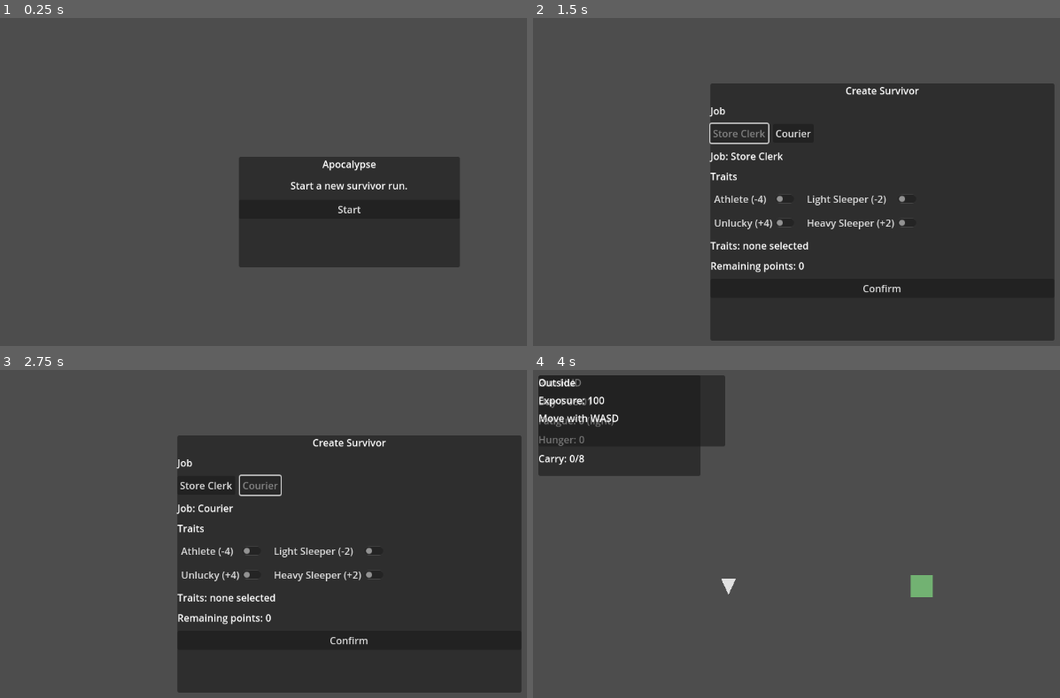
Above: before the commit, frames 1-4 (two rows, left to right).
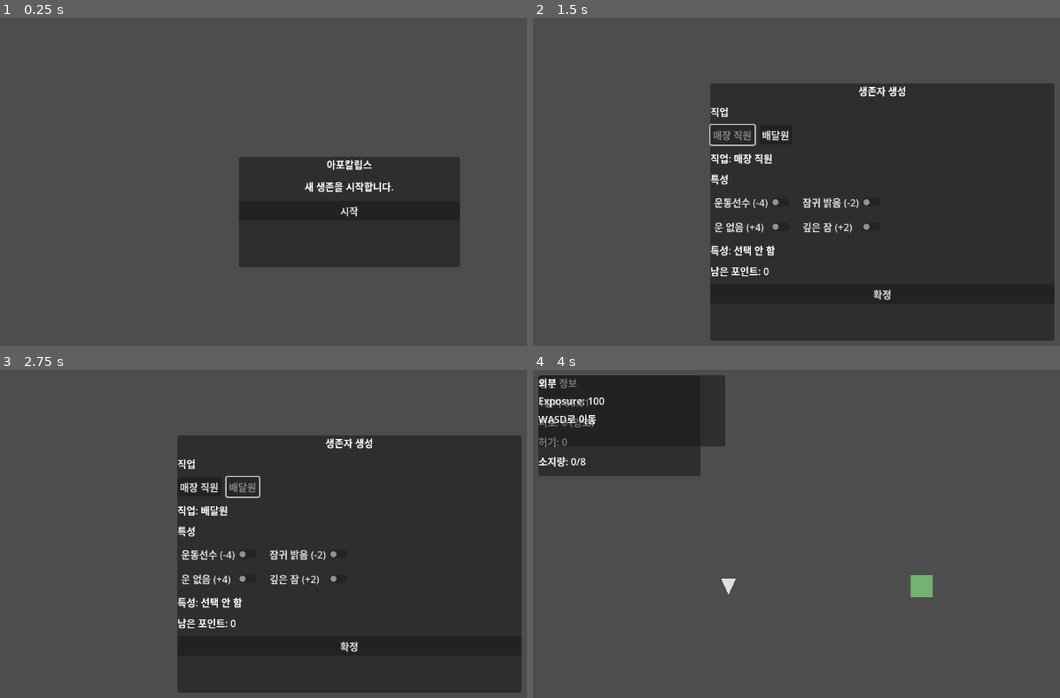
Above: after the commit, the same moments.

Repository: Pupre/apocalypse
Game: Godot game, scene res://scenes/bootstrap/main.tscn
The game is run twice, just before and just after one commit, with the same random seed, the same clock (stepped at 60 frames per second) and the same inputs.
Inputs:
- Up to frame 1 (0.25 s): no input
- Up to frame 2 (1.5 s): click "Start" (after the commit: "시작") at 0.5 s; click "Store Clerk" (after the commit: "매장 직원") at 1.25 s
- Up to frame 3 (2.75 s): click "Courier" (after the commit: "배달원") at 2 s
- Up to frame 4 (4 s): click "Confirm" (after the commit: "확정") at 2.75 s; tap Enter at 3.5 s; hold D (move_right) from 3.53 s (still down); tap E (enter_building) at 3.6 s

The runs differ from the first frame. In frame 1, 0.7% of the frame differs, in the area x 55-78%, y 43-61%; in frame 2, 3.3%, in the area x 33-74%, y 20-86%; in frame 3, 3.2%; in frame 4, 1.0%.

Commit message:
feat: localize prototype text to Korean

Diff:
--- a/game/data/buildings.json
+++ b/game/data/buildings.json
@@ -1,7 +1,7 @@
 [
   {
     "id": "mart_01",
-    "name": "Neighborhood Mart",
+    "name": "동네 마트",
     "category": "retail",
     "base_candidate": true,
     "outdoor_position": {
--- a/game/data/events/indoor/mart_01.json
+++ b/game/data/events/indoor/mart_01.json
@@ -1,23 +1,23 @@
 {
   "id": "mart_01",
-  "name": "Neighborhood Mart",
-  "summary": "Shelves are half-empty, but the counter and back room still hide useful supplies.",
+  "name": "동네 마트",
+  "summary": "진열대는 반쯤 비어 있지만, 계산대와 뒷방에는 아직 쓸 만한 물건이 남아 있다.",
   "clues": [
     {
       "id": "front_aisles",
-      "text": "The front aisles are stripped bare, but the counter is still intact.",
+      "text": "앞쪽 진열대는 거의 털렸지만 계산대는 아직 손대지 않은 흔적이 보인다.",
       "visible": true
     },
     {
       "id": "stock_room",
-      "text": "A gap behind the counter leads toward a half-closed stock room door.",
+      "text": "계산대 뒤로 돌아가면 반쯤 닫힌 창고 문이 보인다.",
       "visible": false
     }
   ],
   "actions": [
     {
       "id": "search_counter",
-      "label": "Search the counter",
+      "label": "계산대를 수색한다",
       "consume_on_use": true,
       "minute_cost": 30,
       "reveal_clue_ids": [
@@ -26,14 +26,14 @@
       "loot": [
         {
           "id": "canned_beans",
-          "name": "Canned Beans",
+          "name": "통조림 콩",
           "bulk": 1
         }
       ]
     },
     {
       "id": "rest",
-      "label": "Rest for an hour",
+      "label": "한 시간 쉰다",
       "sleep_minutes": 60,
       "reveal_clue_ids": [],
       "loot": []
--- a/game/data/jobs.json
+++ b/game/data/jobs.json
@@ -1,8 +1,8 @@
 [
   {
     "id": "clerk",
-    "name": "Store Clerk",
-    "description": "Knows where practical supplies tend to be stored.",
+    "name": "매장 직원",
+    "description": "생활용품이 어디에 보관되는지 잘 알고 있다.",
     "modifiers": {
       "indoor_find_bias": 0.15,
       "carry_limit": 1
@@ -10,8 +10,8 @@
   },
   {
     "id": "courier",
-    "name": "Courier",
-    "description": "Moves fast and handles route pressure well.",
+    "name": "배달원",
+    "description": "빠르게 움직이며 이동 동선을 잘 읽는다.",
     "modifiers": {
       "move_speed": 30.0,
       "fatigue_gain": -0.1
--- a/game/data/traits.json
+++ b/game/data/traits.json
@@ -1,7 +1,7 @@
 [
   {
     "id": "athlete",
-    "name": "Athlete",
+    "name": "운동선수",
     "cost": -4,
     "modifiers": {
       "move_speed": 40.0,
@@ -10,7 +10,7 @@
   },
   {
     "id": "light_sleeper",
-    "name": "Light Sleeper",
+    "name": "잠귀 밝음",
     "cost": -2,
     "modifiers": {
       "sleep_hours_adjustment": -1
@@ -18,7 +18,7 @@
   },
   {
     "id": "unlucky",
-    "name": "Unlucky",
+    "name": "운 없음",
     "cost": 4,
     "modifiers": {
       "indoor_find_bias": -0.2
@@ -26,7 +26,7 @@
   },
   {
     "id": "heavy_sleeper",
-    "name": "Heavy Sleeper",
+    "name": "깊은 잠",
     "cost": 2,
     "modifiers": {
       "sleep_hours_adjustment": 1
--- a/game/project.godot
+++ b/game/project.godot
@@ -5,7 +5,7 @@
 
 [application]
 
-config/name="Apocalypse"
+config/name="아포칼립스"
 run/main_scene="res://scenes/bootstrap/main.tscn"
 config/icon="res://icon.svg"
 
--- a/game/scenes/indoor/indoor_mode.tscn
+++ b/game/scenes/indoor/indoor_mode.tscn
@@ -25,27 +25,27 @@
 theme_override_constants/separation = 10
 
 [node name="TitleLabel" type="Label" parent="Panel/VBox"]
-text = "Indoor"
+text = "실내"
 
 [node name="SummaryLabel" type="Label" parent="Panel/VBox"]
-text = "Search the room for clues."
+text = "방 안을 살펴 단서를 찾아본다."
 autowrap_mode = 3
 
 [node name="SleepPreviewLabel" type="Label" parent="Panel/VBox"]
-text = "Sleep preview: unavailable"
+text = "수면 예상: 확인 불가"
 
 [node name="ResultLabel" type="Label" parent="Panel/VBox"]
 text = ""
 autowrap_mode = 3
 
 [node name="ClueHeadingLabel" type="Label" parent="Panel/VBox"]
-text = "Clues"
+text = "단서"
 
 [node name="ClueList" type="VBoxContainer" parent="Panel/VBox"]
 theme_override_constants/separation = 6
 
 [node name="ActionHeadingLabel" type="Label" parent="Panel/VBox"]
-text = "Actions"
+text = "행동"
 
 [node name="ActionButtons" type="VBoxContainer" parent="Panel/VBox"]
 theme_override_constants/separation = 8
--- a/game/scenes/menus/survivor_creator.tscn
+++ b/game/scenes/menus/survivor_creator.tscn
@@ -20,26 +20,26 @@
 theme_override_constants/separation = 10
 
 [node name="TitleLabel" type="Label" parent="Center/Panel/VBox"]
-text = "Create Survivor"
+text = "생존자 생성"
 horizontal_alignment = 1
 
 [node name="JobHeadingLabel" type="Label" parent="Center/Panel/VBox"]
-text = "Job"
+text = "직업"
 
 [node name="JobButtons" type="HBoxContainer" parent="Center/Panel/VBox"]
 theme_override_constants/separation = 8
 
 [node name="ClerkButton" type="Button" parent="Center/Panel/VBox/JobButtons"]
-text = "Store Clerk"
+text = "매장 직원"
 
 [node name="CourierButton" type="Button" parent="Center/Panel/VBox/JobButtons"]
-text = "Courier"
+text = "배달원"
 
 [node name="JobStatusLabel" type="Label" parent="Center/Panel/VBox"]
-text = "Job: none selected"
+text = "직업: 선택 안 함"
 
 [node name="TraitHeadingLabel" type="Label" parent="Center/Panel/VBox"]
-text = "Traits"
+text = "특성"
 
 [node name="TraitButtons" type="GridContainer" parent="Center/Panel/VBox"]
 columns = 2
@@ -47,22 +47,22 @@
 theme_override_constants/v_separation = 8
 
 [node name="AthleteButton" type="CheckButton" parent="Center/Panel/VBox/TraitButtons"]
-text = "Athlete (-4)"
+text = "운동선수 (-4)"
 
 [node name="LightSleeperButton" type="CheckButton" parent="Center/Panel/VBox/TraitButtons"]
-text = "Light Sleeper (-2)"
+text = "잠귀 밝음 (-2)"
 
 [node name="UnluckyButton" type="CheckButton" parent="Center/Panel/VBox/TraitButtons"]
-text = "Unlucky (+4)"
+text = "운 없음 (+4)"
 
 [node name="HeavySleeperButton" type="CheckButton" parent="Center/Panel/VBox/TraitButtons"]
-text = "Heavy Sleeper (+2)"
+text = "깊은 잠 (+2)"
 
 [node name="TraitStatusLabel" type="Label" parent="Center/Panel/VBox"]
-text = "Traits: none selected"
+text = "특성: 선택 안 함"
 
 [node name="PointsLabel" type="Label" parent="Center/Panel/VBox"]
-text = "Remaining points: 0"
+text = "남은 포인트: 0"
 
 [node name="ConfirmButton" type="Button" parent="Center/Panel/VBox"]
-text = "Confirm"
+text = "확정"
--- a/game/scenes/menus/title_menu.tscn
+++ b/game/scenes/menus/title_menu.tscn
@@ -20,12 +20,12 @@
 theme_override_constants/separation = 12
 
 [node name="TitleLabel" type="Label" parent="Center/Panel/VBox"]
-text = "Apocalypse"
+text = "아포칼립스"
 horizontal_alignment = 1
 
 [node name="SubtitleLabel" type="Label" parent="Center/Panel/VBox"]
-text = "Start a new survivor run."
+text = "새 생존을 시작합니다."
 horizontal_alignment = 1
 
 [node name="StartButton" type="Button" parent="Center/Panel/VBox"]
-text = "Start"
+text = "시작"
--- a/game/scenes/outdoor/outdoor_mode.tscn
+++ b/game/scenes/outdoor/outdoor_mode.tscn
@@ -27,11 +27,11 @@
 theme_override_constants/separation = 6
 
 [node name="TitleLabel" type="Label" parent="CanvasLayer/StatusPanel/VBox"]
-text = "Outside"
+text = "외부"
 
 [node name="ExposureLabel" type="Label" parent="CanvasLayer/StatusPanel/VBox"]
-text = "Exposure: 100"
+text = "노출: 100"
 
 [node name="HintLabel" type="Label" parent="CanvasLayer/StatusPanel/VBox"]
-text = "Move with WASD"
+text = "WASD로 이동"
 autowrap_mode = 3
--- a/game/scenes/run/hud.tscn
+++ b/game/scenes/run/hud.tscn
@@ -18,16 +18,16 @@
 theme_override_constants/separation = 8
 
 [node name="TitleLabel" type="Label" parent="Panel/VBox"]
-text = "Run HUD"
+text = "생존 정보"
 
 [node name="ClockLabel" type="Label" parent="Panel/VBox"]
-text = "Clock: --"
+text = "시각: --"
 
 [node name="FatigueLabel" type="Label" parent="Panel/VBox"]
-text = "Fatigue: --"
+text = "피로: --"
 
 [node name="HungerLabel" type="Label" parent="Panel/VBox"]
-text = "Hunger: --"
+text = "허기: --"
 
 [node name="CarryLabel" type="Label" parent="Panel/VBox"]
-text = "Carry: --"
+text = "소지량: --"
--- a/game/scripts/indoor/indoor_action_resolver.gd
+++ b/game/scripts/indoor/indoor_action_resolver.gd
@@ -85,7 +85,7 @@
 
 			var loot := loot_variant as Dictionary
 			if not run_state.inventory.add_item(loot):
-				loot_messages.append("Left %s behind because inventory is full." % _loot_label(loot))
+				loot_messages.append("가방이 가득 차서 %s 챙기지 못했다." % _loot_label(loot))
 
 		if not loot_messages.is_empty():
 			var feedback_message := ""
@@ -95,9 +95,9 @@
 				feedback_message += message
 			event_state["last_feedback_message"] = feedback_message
 		elif minute_cost > 0:
-			event_state["last_feedback_message"] = "Spent %d minutes searching." % minute_cost
+			event_state["last_feedback_message"] = "%d분 동안 수색했다." % minute_cost
 		elif int(action.get("sleep_minutes", 0)) > 0:
-			event_state["last_feedback_message"] = "Rested for %d minutes." % int(action.get("sleep_minutes", 0))
+			event_state["last_feedback_message"] = "%d분 동안 휴식했다." % int(action.get("sleep_minutes", 0))
 
 	if _action_consumes_on_use(action):
 		var spent_action_ids := _string_id_array(event_state.get("spent_action_ids", []))
--- a/game/scripts/indoor/indoor_mode.gd
+++ b/game/scripts/indoor/indoor_mode.gd
@@ -46,7 +46,7 @@
 
 	if _summary_label != null and _director.has_method("get_event_summary"):
 		var summary: String = String(_director.get_event_summary())
-		_summary_label.text = summary if not summary.is_empty() else "Search the room for clues."
+		_summary_label.text = summary if not summary.is_empty() else "방 안을 살펴 단서를 찾아본다."
 
 	if _sleep_preview_label != null and _director.has_method("get_sleep_preview"):
 		_sleep_preview_label.text = _sleep_preview_text(_director.get_sleep_preview())
@@ -99,9 +99,9 @@
 
 func _sleep_preview_text(preview: Dictionary) -> String:
 	if preview.is_empty():
-		return "Sleep preview: unavailable"
+		return "수면 예상: 확인 불가"
 
-	return "Sleep preview: %d min (%s)" % [int(preview.get("sleep_minutes", 0)), String(preview.get("band", "unknown"))]
+	return "수면 예상: %d분 (%s)" % [int(preview.get("sleep_minutes", 0)), String(preview.get("band", "알 수 없음"))]
 
 
 func _cache_nodes() -> void:
--- a/game/scripts/menus/survivor_creator.gd
+++ b/game/scripts/menus/survivor_creator.gd
@@ -185,7 +185,7 @@
 		_trait_status_label.text = _trait_status_text()
 
 	if _points_label != null:
-		_points_label.text = "Remaining points: %d" % remaining_points
+		_points_label.text = "남은 포인트: %d" % remaining_points
 
 	if _confirm_button != null:
 		_confirm_button.disabled = not is_valid_selection()
@@ -210,22 +210,22 @@
 
 func _job_status_text() -> String:
 	if job_id == "":
-		return "Job: none selected"
+		return "직업: 선택 안 함"
 
 	var job_data: Dictionary = _jobs.get(job_id, {})
-	return "Job: %s" % String(job_data.get("name", job_id))
+	return "직업: %s" % String(job_data.get("name", job_id))
 
 
 func _trait_status_text() -> String:
 	if trait_ids.is_empty():
-		return "Traits: none selected"
+		return "특성: 선택 안 함"
 
 	var selected_traits: Array[String] = []
 	for trait_key in trait_ids:
 		var trait_data: Dictionary = _traits.get(trait_key, {})
 		selected_traits.append(String(trait_data.get("name", trait_key)))
 
-	return "Traits: %s" % ", ".join(selected_traits)
+	return "특성: %s" % ", ".join(selected_traits)
 
 
 func _get_content_library() -> Node:
--- a/game/scripts/outdoor/outdoor_controller.gd
+++ b/game/scripts/outdoor/outdoor_controller.gd
@@ -24,7 +24,7 @@
 var _building_marker: Polygon2D = null
 var _exposure_label: Label = null
 var _hint_label: Label = null
-var _building_name := "Building"
+var _building_name := "건물"
 
 
 func _ready() -> void:
@@ -95,7 +95,7 @@
 
 func _refresh_building_position() -> void:
 	var building_data := _get_building_data(_building_id)
-	_building_name = String(building_data.get("name", "Building"))
+	_building_name = String(building_data.get("name", "건물"))
 	var outdoor_position: Dictionary = building_data.get("outdoor_position", {})
 	if outdoor_position.is_empty():
 		_building_position = Vector2(640.0, 360.0)
@@ -119,9 +119,9 @@
 
 	if _hint_label != null:
 		if _is_player_near_building():
-			_hint_label.text = "Press E to enter %s" % _building_name
+			_hint_label.text = "E 키로 %s 진입" % _building_name
 		else:
-			_hint_label.text = "Move with WASD"
+			_hint_label.text = "WASD로 이동"
 
 
 func _cache_nodes() -> void:
--- a/game/scripts/run/fatigue_model.gd
+++ b/game/scripts/run/fatigue_model.gd
@@ -4,14 +4,14 @@
 
 func get_band(value: float) -> String:
 	if value < 15.0:
-		return "light"
+		return "양호"
 	if value < 35.0:
-		return "steady"
+		return "안정"
 	if value < 55.0:
-		return "tired"
+		return "피곤"
 	if value < 75.0:
-		return "exhausted"
-	return "critical"
+		return "지침"
+	return "한계"
 
 
 func get_sleep_preview(fatigue_value: float, sleep_hours_adjustment: int) -> Dictionary:
--- a/game/scripts/run/hud_presenter.gd
+++ b/game/scripts/run/hud_presenter.gd
@@ -22,13 +22,13 @@
 		_clock_label.text = run_state.clock.get_clock_label()
 
 	if _fatigue_label != null:
-		_fatigue_label.text = "Fatigue: %d (%s)" % [int(run_state.fatigue), run_state.fatigue_model.get_band(run_state.fatigue)]
+		_fatigue_label.text = "피로: %d (%s)" % [int(run_state.fatigue), run_state.fatigue_model.get_band(run_state.fatigue)]
 
 	if _hunger_label != null:
-		_hunger_label.text = "Hunger: %d" % int(run_state.hunger)
+		_hunger_label.text = "허기: %d" % int(run_state.hunger)
 
 	if _carry_label != null:
-		_carry_label.text = "Carry: %d/%d" % [run_state.inventory.total_bulk(), run_state.inventory.carry_limit]
+		_carry_label.text = "소지량: %d/%d" % [run_state.inventory.total_bulk(), run_state.inventory.carry_limit]
 
 
 func _cache_nodes() -> void:
@@ -40,13 +40,13 @@
 
 func _set_empty_state() -> void:
 	if _clock_label != null:
-		_clock_label.text = "Clock: --"
+		_clock_label.text = "시각: --"
 
 	if _fatigue_label != null:
-		_fatigue_label.text = "Fatigue: --"
+		_fatigue_label.text = "피로: --"
 
 	if _hunger_label != null:
-		_hunger_label.text = "Hunger: --"
+		_hunger_label.text = "허기: --"
 
 	if _carry_label != null:
-		_carry_label.text = "Carry: --"
+		_carry_label.text = "소지량: --"
--- a/game/scripts/run/time_clock.gd
+++ b/game/scripts/run/time_clock.gd
@@ -22,4 +22,4 @@
 func get_clock_label() -> String:
 	var hours := minute_of_day / 60
 	var minutes := minute_of_day % 60
-	return "Day %d %02d:%02d" % [day_index, hours, minutes]
+	return "%d일차 %02d:%02d" % [day_index, hours, minutes]
--- a/game/tests/smoke/test_first_playable_loop.gd
+++ b/game/tests/smoke/test_first_playable_loop.gd
@@ -102,7 +102,7 @@
 	if not assert_true(hud_clock_label != null, "HUD clock label should be present."):
 		bootstrap.free()
 		return
-	assert_eq(hud_clock_label.text, "Day 1 08:00", "The run should start at 08:00.")
+	assert_eq(hud_clock_label.text, "1일차 08:00", "The run should start at 08:00.")
 
 	var outdoor_mode: Node = run_shell.get_node_or_null("ModeHost/OutdoorMode")
 	if not assert_true(outdoor_mode != null, "Run shell should launch the outdoor mode first."):
@@ -121,7 +121,7 @@
 	var before_outdoor_minutes: int = run_shell.run_state.clock.minute_of_day
 	outdoor_mode.simulate_seconds(120.0)
 	assert_eq(run_shell.run_state.clock.minute_of_day, before_outdoor_minutes + 120, "Outdoor time should advance the shared clock.")
-	assert_eq(hud_clock_label.text, "Day 1 10:00", "HUD time should reflect outdoor time spent.")
+	assert_eq(hud_clock_label.text, "1일차 10:00", "HUD time should reflect outdoor time spent.")
 
 	outdoor_mode.move_player(Vector2.RIGHT, 1.5)
 	assert_true(player_marker.position.distance_to(building_marker.position) <= 72.0, "The player should move into building entry range.")
@@ -154,13 +154,13 @@
 	await process_frame
 
 	assert_eq(run_shell.run_state.inventory.total_bulk(), 1, "The first indoor action should add loot to inventory.")
-	assert_eq(hud_clock_label.text, "Day 1 10:30", "The first indoor action should advance shared time.")
+	assert_eq(hud_clock_label.text, "1일차 10:30", "The first indoor action should advance shared time.")
 
 	var result_label := indoor_mode.get_node_or_null("Panel/VBox/ResultLabel") as Label
 	if not assert_true(result_label != null, "Indoor result label should be present."):
 		bootstrap.free()
 		return
-	assert_true(result_label.text.find("Spent 30 minutes searching.") != -1, "Indoor feedback should describe the spent time.")
+	assert_true(result_label.text.find("30분 동안 수색했다.") != -1, "Indoor feedback should describe the spent time.")
 
 	bootstrap.free()
 	bootstrap = null
--- a/game/tests/unit/test_indoor_actions.gd
+++ b/game/tests/unit/test_indoor_actions.gd
@@ -144,7 +144,7 @@
 		"Loot should stay out of the inventory when it cannot fit."
 	)
 	assert_true(
-		String(overflow_event_state.get("last_feedback_message", "")).find("Canned Beans") != -1,
+		String(overflow_event_state.get("last_feedback_message", "")).find("통조림 콩") != -1,
 		"Overflowing loot should leave feedback that names the blocked item."
 	)
 
--- a/game/tests/unit/test_run_models.gd
+++ b/game/tests/unit/test_run_models.gd
@@ -40,7 +40,7 @@
 	var clock = time_clock_script.new()
 	assert_eq(clock.day_index, 1, "TimeClock should start on day one.")
 	assert_eq(clock.minute_of_day, 480, "TimeClock should start at 08:00.")
-	assert_eq(clock.get_clock_label(), "Day 1 08:00", "TimeClock should expose a readable label.")
+	assert_eq(clock.get_clock_label(), "1일차 08:00", "TimeClock should expose a readable label.")
 
 	clock.advance_minutes(-30)
 	assert_eq(clock.day_index, 1, "Negative clock input should not rewind the day.")
@@ -49,7 +49,7 @@
 	clock.advance_minutes(180)
 	assert_eq(clock.day_index, 1, "Advancing the clock should stay on day one for three hours.")
 	assert_eq(clock.minute_of_day, 660, "TimeClock should advance to 11:00 after three hours.")
-	assert_eq(clock.get_clock_label(), "Day 1 11:00", "Clock label should update after advancing.")
+	assert_eq(clock.get_clock_label(), "1일차 11:00", "Clock label should update after advancing.")
 
 	var state = run_state_script.from_survivor_config({
 		"job_id": "courier",
@@ -60,16 +60,16 @@
 
 	assert_eq(state.clock.day_index, 1, "RunState should start on day one.")
 	assert_eq(state.clock.minute_of_day, 480, "RunState should start at 08:00.")
-	assert_eq(state.clock.get_clock_label(), "Day 1 08:00", "RunState clock label should be readable.")
+	assert_eq(state.clock.get_clock_label(), "1일차 08:00", "RunState clock label should be readable.")
 	assert_eq(int(state.move_speed), 230, "Job and trait modifiers should increase move speed.")
-	assert_eq(state.fatigue_model.get_band(state.fatigue), "light", "Fresh runs should start in the light fatigue band.")
+	assert_eq(state.fatigue_model.get_band(state.fatigue), "양호", "Fresh runs should start in the light fatigue band.")
 	assert_eq(state.inventory.carry_limit, 8, "This build should keep the default carry limit.")
 
 	state.advance_minutes(180)
 
 	assert_eq(state.clock.day_index, 1, "Three hours should stay on day one.")
 	assert_eq(state.clock.minute_of_day, 660, "Clock should advance from 08:00 to 11:00.")
-	assert_eq(state.clock.get_clock_label(), "Day 1 11:00", "RunState clock label should reflect elapsed time.")
+	assert_eq(state.clock.get_clock_label(), "1일차 11:00", "RunState clock label should reflect elapsed time.")
 
 	var before_day_index: int = state.clock.day_index
 	var before_minute_of_day: int = state.clock.minute_of_day
@@ -91,7 +91,7 @@
 	state.fatigue = 52.0
 	var sleep_preview: Dictionary = state.get_sleep_preview()
 	assert_eq(sleep_preview["sleep_minutes"], 420, "Fatigue preview should map to seven hours of sleep.")
-	assert_eq(sleep_preview["band"], "tired", "Sleep preview should preserve the current fatigue band.")
+	assert_eq(sleep_preview["band"], "피곤", "Sleep preview should preserve the current fatigue band.")
 
 	var canned_beans := {"id": "canned_beans", "bulk": 1}
 	assert_true(state.inventory.can_add(canned_beans), "Inventory should accept a small loot item.")
--- a/game/tests/unit/test_survivor_creator.gd
+++ b/game/tests/unit/test_survivor_creator.gd
@@ -115,7 +115,7 @@
 	if not assert_true(hud_clock_label != null, "HUD clock label should be present."):
 		bootstrap.free()
 		return
-	assert_eq(hud_clock_label.text, "Day 1 08:00", "The run shell should start at the run-state clock.")
+	assert_eq(hud_clock_label.text, "1일차 08:00", "The run shell should start at the run-state clock.")
 
 	var player_marker := outdoor_mode.get_node_or_null("PlayerMarker") as Polygon2D
 	var building_marker := outdoor_mode.get_node_or_null("BuildingMarker") as Polygon2D
@@ -156,8 +156,8 @@
 	search_button.emit_signal("pressed")
 	await process_frame
 
-	assert_eq(hud_clock_label.text, "Day 1 08:30", "Pressing the indoor action should advance the HUD clock.")
-	assert_true(result_label.text.find("Spent 30 minutes searching.") != -1, "Pressing the indoor action should refresh the result feedback.")
+	assert_eq(hud_clock_label.text, "1일차 08:30", "Pressing the indoor action should advance the HUD clock.")
+	assert_true(result_label.text.find("30분 동안 수색했다.") != -1, "Pressing the indoor action should refresh the result feedback.")
 	assert_eq(action_buttons.get_child_count(), 1, "The one-shot search action should be removed after use.")
 
 	bootstrap.free()
